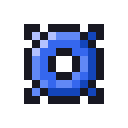
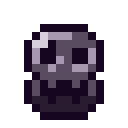
The second 128x128 image is a revision of the first. Changes to its layers:
hid group "Mana Strike Ring" (4 layers) over [24, 24, 104, 104]
added group "Deaths Bane Trinket" with 2 layers above "Explosive Blood Charm" over [24, 24, 104, 120]
added layer "Pasted Layer #10" in group "Deaths Bane Trinket" over [24, 24, 104, 120]
